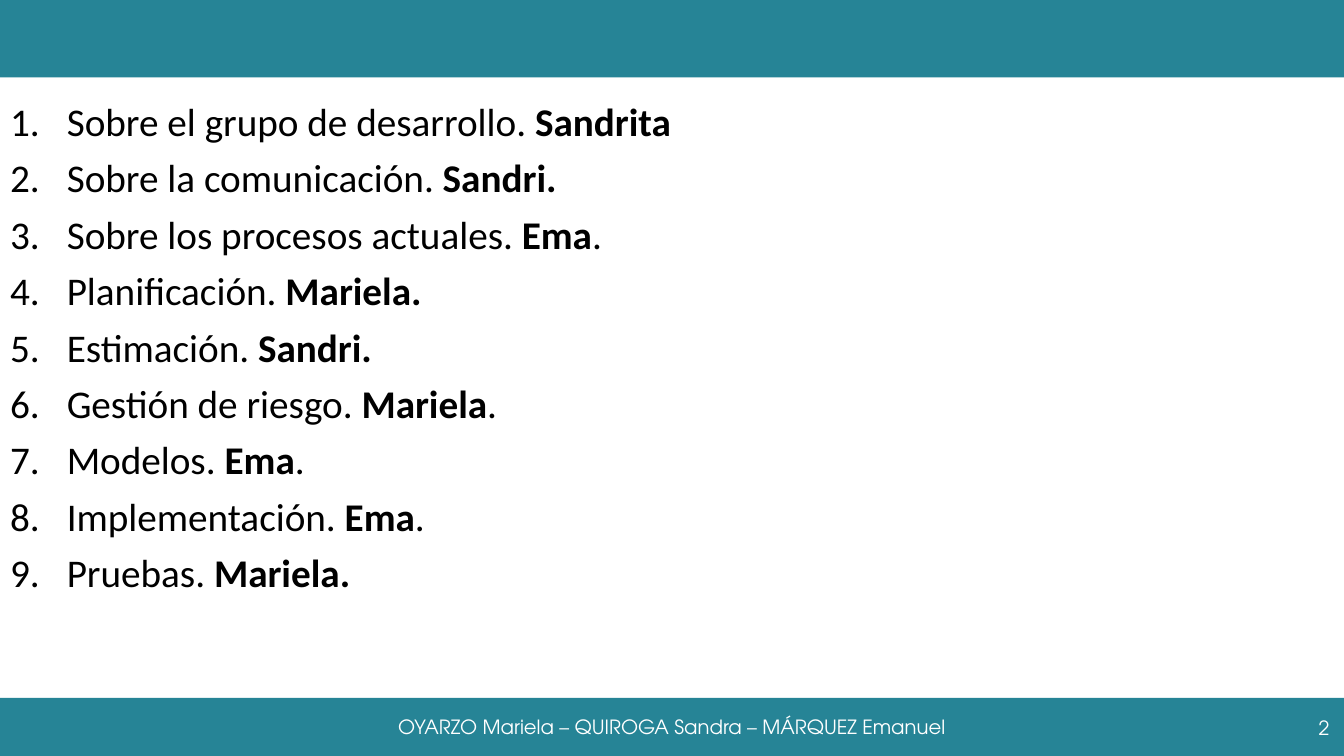
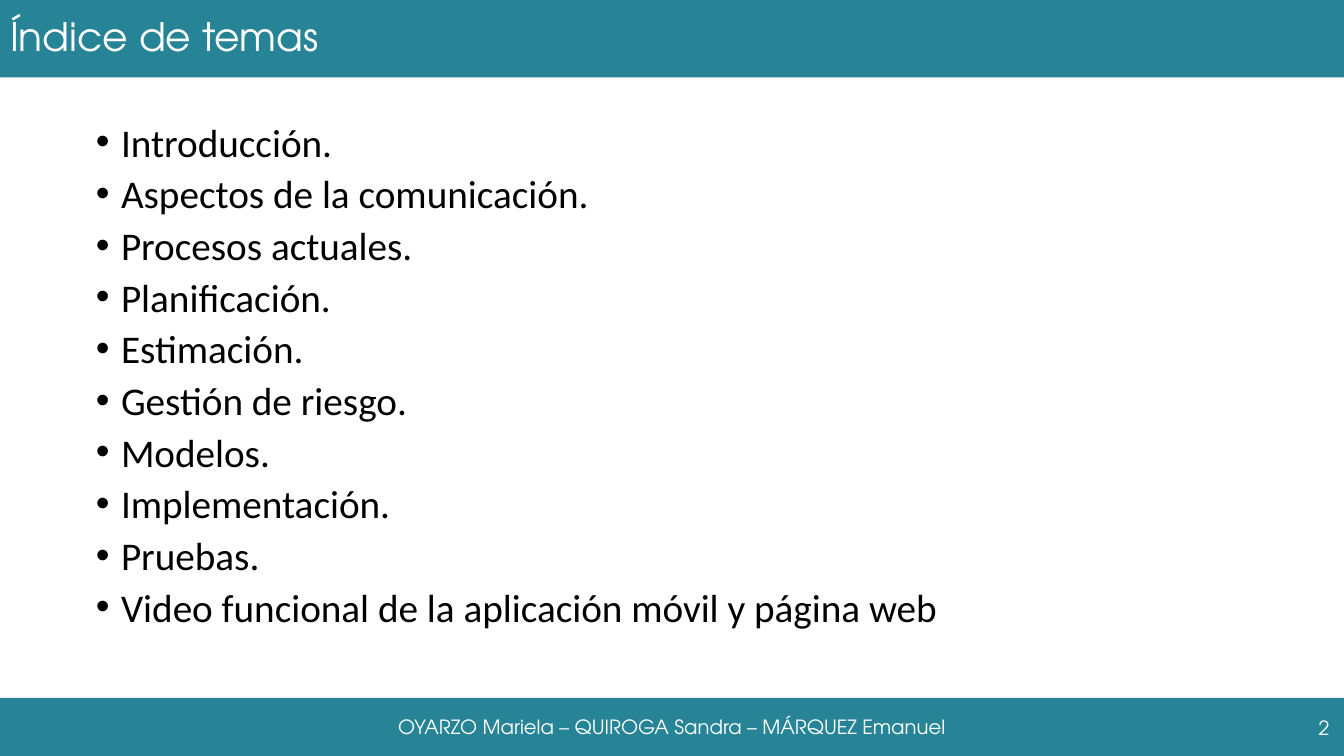
Before and after one commit to grupoyenu/yenu, a slide deck: slide 2 of 08. Presentaciones/Presentación 11.pptx. Drawn at 1344x756 pixels with LibreOffice and Linux fonts; fonts in the diff are those of the drawing; background and template pictures are left out. Boxes give left, top, right and bottom in pixels: in the first picture for what was removed or moved away, otherwise in the second. Text is boxed around its words. In the diff, an @@ line names an element or a change of style, - is before the commit and + after.

Commit message:
Presentación final

```diff
--- a/08. Presentaciones/Presentación 11.pptx
+++ b/08. Presentaciones/Presentación 11.pptx
@@ title added at (10, 14, 318, 52), 28 pt, text #FFFFFF @@
+Índice de temas
@@ text at (121, 129, 937, 629): text changed @@
-1. Sobre el grupo de desarrollo. Sandrita
-2. Sobre la comunicación. Sandri.
-3. Sobre los procesos actuales. Ema.
-4. Planificación. Mariela.
-5. Estimación. Sandri.
-6. Gestión de riesgo. Mariela.
-7. Modelos. Ema.
-8. Implementación. Ema.
-9. Pruebas. Mariela.
+• Introducción.
+• Aspectos de la comunicación.
+• Procesos actuales.
+• Planificación.
+• Estimación.
+• Gestión de riesgo.
+• Modelos.
+• Implementación.
+• Pruebas.
+• Video funcional de la aplicación móvil y página web
```
Also in this commit, not shown: 9 other slides changed, 1 slide added.
